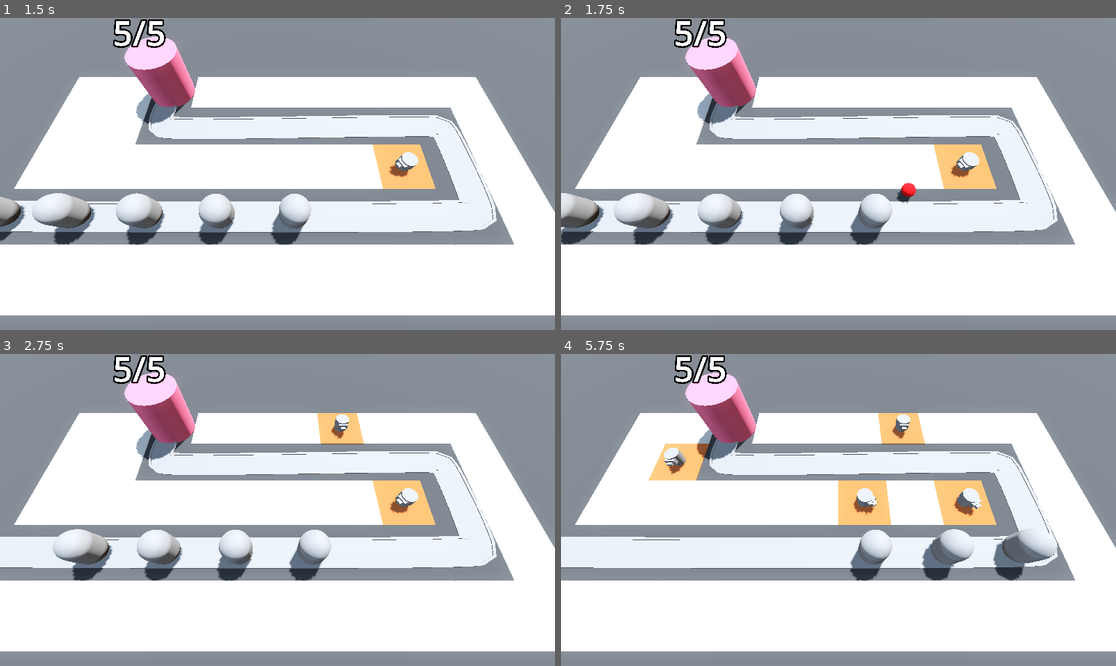
Above: before the commit, frames 1-4 (two rows, left to right).
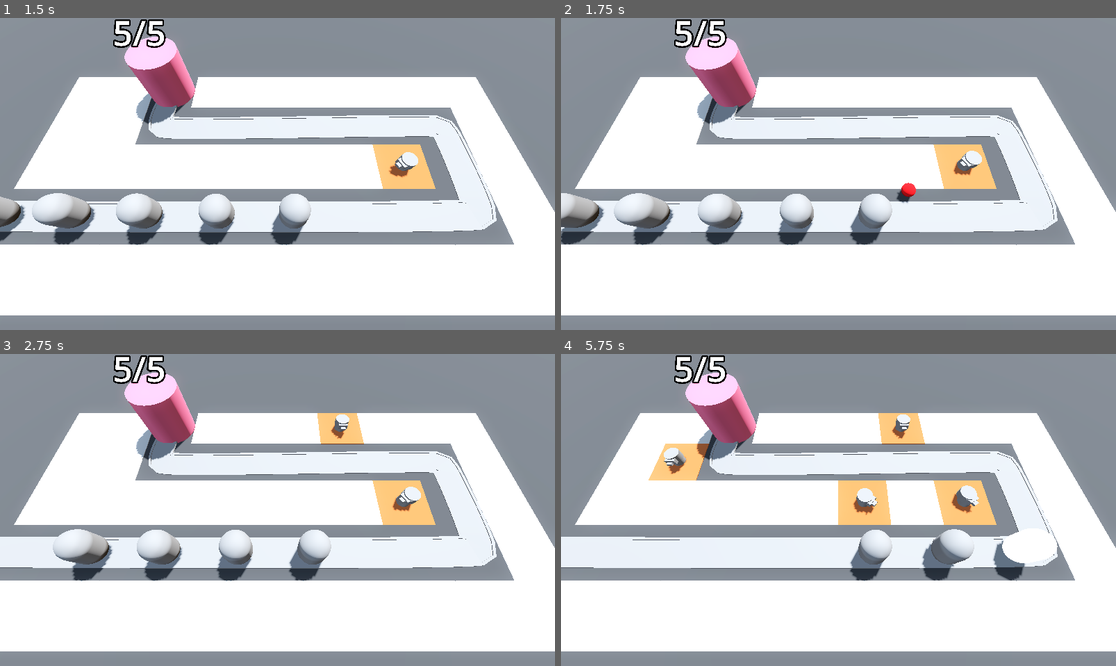
Above: after the commit, the same moments.

Repository: ivdobry/barbarianTD
Game: Godot game, scene res://scenes/base_level.tscn
Two runs of this game, one before a commit and one after it. Both use one fixed random seed, a clock stepped at 60 frames per second and the inputs below.
Inputs (mouse positions are in pixels of both pictures, inside the frame that each line leads up to):
- Up to frame 1 (1.5 s): move the mouse to (399, 158) at 0.52 s; press the mouse at (399, 158) at 0.53 s; move the mouse to (166, 189) at 1.27 s; release the mouse at (166, 189) at 1.28 s; click (166, 189) at 1.35 s
- Up to frame 2 (1.75 s): no input
- Up to frame 3 (2.75 s): move the mouse to (333, 441) at 2.02 s; press the mouse at (333, 441) at 2.03 s
- Up to frame 4 (5.75 s): move the mouse to (810, 572) at 2.77 s; release the mouse at (810, 572) at 2.78 s; click (810, 572) at 2.85 s; move the mouse to (1005, 556) at 3.52 s; press the mouse at (1005, 556) at 3.53 s; move the mouse to (672, 463) at 4.27 s; release the mouse at (672, 463) at 4.28 s; click (672, 463) at 4.35 s; move the mouse to (866, 510) at 5.02 s; press the mouse at (866, 510) at 5.03 s

Frame 1 is identical in both runs. In frame 2, 0.1% of the frame differs, in the area x 70-76%, y 42-52%; in frame 3, 0.1%; in frame 4, 0.9%, in the area x 70-90%, y 42-68%.

Commit message:
Add enemy and tourret animations.

Diff:
--- a/scenes/enemy/enemy.gd
+++ b/scenes/enemy/enemy.gd
@@ -5,11 +5,14 @@
 
 var current_health: int:
 	set(health_in):
+		if health_in < current_health:
+			animation_player.play("TakeDamage")
 		current_health = health_in
 		if current_health < 1:
 			queue_free()
 
 @onready var base = get_tree().get_first_node_in_group("base")
+@onready var animation_player: AnimationPlayer = $AnimationPlayer
 
 func _ready() -> void:
 	current_health = max_health
--- a/scenes/enemy/enemy.tscn
+++ b/scenes/enemy/enemy.tscn
@@ -6,9 +6,50 @@
 radius = 1.0
 height = 3.0
 
+[sub_resource type="StandardMaterial3D" id="StandardMaterial3D_4a83h"]
+no_depth_test = true
+shading_mode = 0
+
 [sub_resource type="CapsuleShape3D" id="CapsuleShape3D_4a83h"]
 radius = 1.0
 height = 3.0
+
+[sub_resource type="Animation" id="Animation_4a83h"]
+resource_name = "TakeDamage"
+length = 0.1
+tracks/0/type = "value"
+tracks/0/imported = false
+tracks/0/enabled = true
+tracks/0/path = NodePath("DamageHilight:visible")
+tracks/0/interp = 1
+tracks/0/loop_wrap = true
+tracks/0/keys = {
+"times": PackedFloat32Array(0, 0.1),
+"transitions": PackedFloat32Array(1, 1),
+"update": 1,
+"values": [true, false]
+}
+
+[sub_resource type="Animation" id="Animation_a3pup"]
+length = 0.001
+tracks/0/type = "value"
+tracks/0/imported = false
+tracks/0/enabled = true
+tracks/0/path = NodePath("DamageHilight:visible")
+tracks/0/interp = 1
+tracks/0/loop_wrap = true
+tracks/0/keys = {
+"times": PackedFloat32Array(0),
+"transitions": PackedFloat32Array(1),
+"update": 1,
+"values": [false]
+}
+
+[sub_resource type="AnimationLibrary" id="AnimationLibrary_40wdo"]
+_data = {
+&"RESET": SubResource("Animation_a3pup"),
+&"TakeDamage": SubResource("Animation_4a83h")
+}
 
 [node name="Enemy" type="PathFollow3D"]
 transform = Transform3D(0.99998647, 0, 0, 0, 0.9999876, 0, 0, 0, 0.9999867, 0, 0, 0)
@@ -20,8 +61,19 @@
 transform = Transform3D(1, 0, 0, 0, 1, 0, 0, 0, 1, 0, 1.5, 0)
 mesh = SubResource("CapsuleMesh_6tisa")
 
+[node name="DamageHilight" type="MeshInstance3D" parent="."]
+transform = Transform3D(1, 0, 0, 0, 1, 0, 0, 0, 1, 0, 1.5, 0)
+visible = false
+material_override = SubResource("StandardMaterial3D_4a83h")
+mesh = SubResource("CapsuleMesh_6tisa")
+
 [node name="EnemyArea3D" type="Area3D" parent="." groups=["enemy_area"]]
 
 [node name="CollisionShape3D" type="CollisionShape3D" parent="EnemyArea3D"]
 transform = Transform3D(1, 0, 0, 0, 1, 0, 0, 0, 1, 0, 1.5, 0)
 shape = SubResource("CapsuleShape3D_4a83h")
+
+[node name="AnimationPlayer" type="AnimationPlayer" parent="."]
+libraries = {
+&"": SubResource("AnimationLibrary_40wdo")
+}
--- a/scenes/turret/turret.gd
+++ b/scenes/turret/turret.gd
@@ -4,6 +4,7 @@
 @export var turret_range := 10.0
 
 @onready var turret_top: MeshInstance3D = $TurretBase/TurretTop
+@onready var animation_player: AnimationPlayer = $AnimationPlayer
 
 var enemy_path: Path3D
 var target: PathFollow3D
@@ -21,6 +22,7 @@
 	add_child(shot)
 	shot.global_position = turret_top.global_position
 	shot.direction = global_transform.basis.z
+	animation_player.play("Fire")
 
 func _find_best_target() -> PathFollow3D:
 	var best_target = null
--- a/scenes/turret/turret.tscn
+++ b/scenes/turret/turret.tscn
@@ -16,6 +16,43 @@
 
 [sub_resource type="BoxMesh" id="BoxMesh_i6dxt"]
 size = Vector3(0.4, 0.2, 0.5)
+
+[sub_resource type="Animation" id="Animation_rmqmx"]
+resource_name = "Fire"
+length = 0.3
+tracks/0/type = "value"
+tracks/0/imported = false
+tracks/0/enabled = true
+tracks/0/path = NodePath("TurretBase/TurretTop:position")
+tracks/0/interp = 1
+tracks/0/loop_wrap = true
+tracks/0/keys = {
+"times": PackedFloat32Array(0, 0.3),
+"transitions": PackedFloat32Array(1, 1),
+"update": 0,
+"values": [Vector3(0, 0.3, -0.6), Vector3(0, 0.3, 0)]
+}
+
+[sub_resource type="Animation" id="Animation_xfx51"]
+length = 0.001
+tracks/0/type = "value"
+tracks/0/imported = false
+tracks/0/enabled = true
+tracks/0/path = NodePath("TurretBase/TurretTop:position")
+tracks/0/interp = 1
+tracks/0/loop_wrap = true
+tracks/0/keys = {
+"times": PackedFloat32Array(0),
+"transitions": PackedFloat32Array(1),
+"update": 0,
+"values": [Vector3(0, 0.3, 0)]
+}
+
+[sub_resource type="AnimationLibrary" id="AnimationLibrary_m8ak0"]
+_data = {
+&"Fire": SubResource("Animation_rmqmx"),
+&"RESET": SubResource("Animation_xfx51")
+}
 
 [node name="Turret" type="Node3D"]
 script = ExtResource("1_i6dxt")
@@ -41,4 +78,9 @@
 [node name="Timer" type="Timer" parent="."]
 autostart = true
 
+[node name="AnimationPlayer" type="AnimationPlayer" parent="."]
+libraries = {
+&"": SubResource("AnimationLibrary_m8ak0")
+}
+
 [connection signal="timeout" from="Timer" to="." method="_on_timer_timeout"]
Not shown: 1 places in scenes/enemy/enemy.tscn that only renumber resources
Not shown: 1 places in scenes/turret/turret.tscn that only renumber resources
